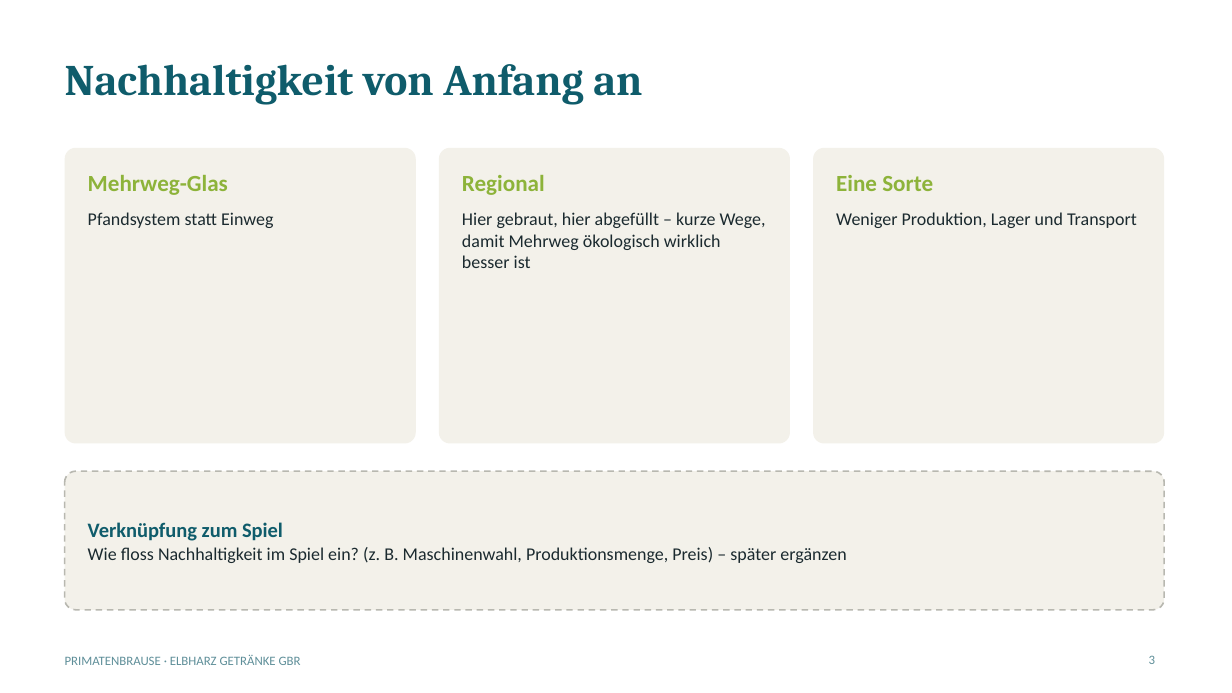
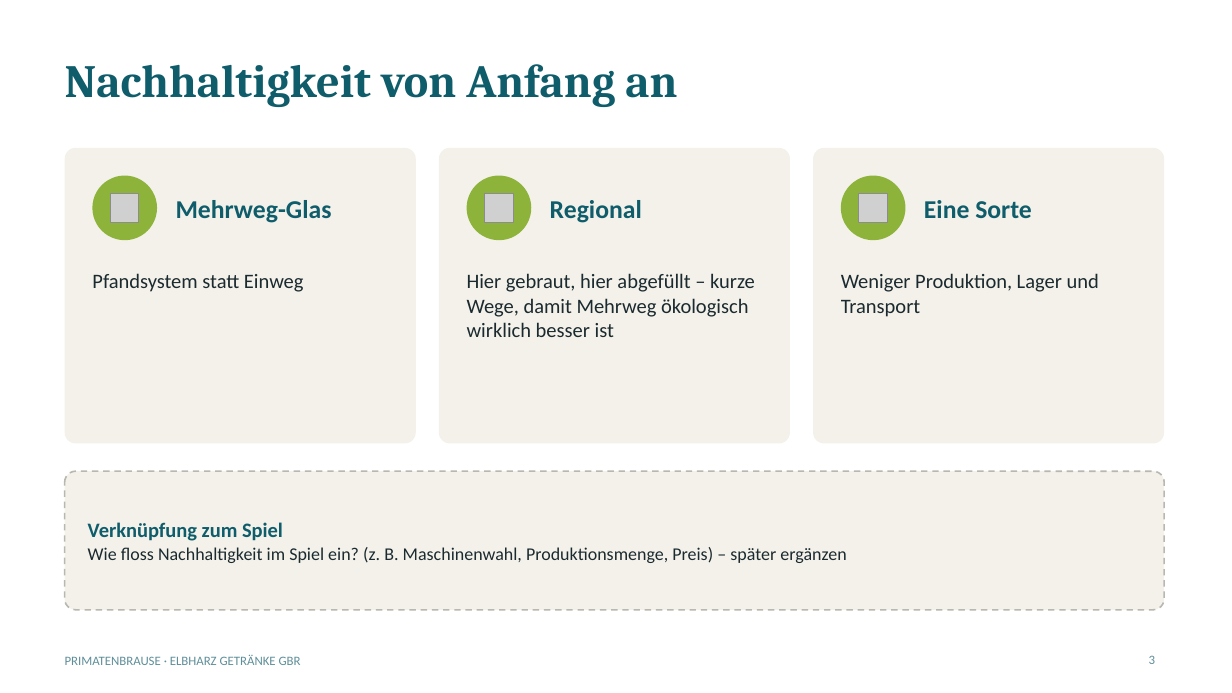
Before and after one commit to jofy0002/claude-workspace, a slide deck: slide 3 of endpraesentation/Elbharz_Endpraesentation_Geruest.pptx. Drawn at 1232x693 pixels with LibreOffice and Linux fonts; fonts in the diff are those of the drawing; grey boxes stand for pictures. Boxes give left, top, right and bottom in pixels: in the first picture for what was removed or moved away, otherwise in the second. Text is boxed around its words. In the diff, an @@ line names an element or a change of style, - is before the commit and + after.

```diff
--- a/endpraesentation/Elbharz_Endpraesentation_Geruest.pptx
+++ b/endpraesentation/Elbharz_Endpraesentation_Geruest.pptx
@@ title "Nachhaltigkeit von Anfang an" at box(65, 64, 677, 107): size 34 to 36 pt @@
@@ ellipse added at box(92, 176, 157, 240), fill #8DB33A @@
@@ text "Mehrweg-Glas": place and size @@
-text "Mehrweg-Glas" at box(88, 175, 228, 195)
+text "Mehrweg-Glas" at box(176, 200, 332, 223)
@@ ellipse added at box(467, 176, 531, 240), fill #8DB33A @@
@@ text "Regional": place and size @@
-text "Regional" at box(462, 175, 545, 195)
+text "Regional" at box(550, 200, 642, 223)
@@ ellipse added at box(841, 176, 906, 240), fill #8DB33A @@
@@ size 18 to 20 pt, text colour #8DB33A to #0F5C6B in 3 elements at box(176, 200, 332, 223), box(550, 200, 642, 223), box(924, 200, 1032, 218) @@
@@ text "Eine Sorte": place and size @@
-text "Eine Sorte" at box(836, 175, 933, 191)
+text "Eine Sorte" at box(924, 200, 1032, 218)
@@ picture added at box(111, 194, 140, 223) @@
@@ picture added at box(485, 194, 514, 223) @@
@@ picture added at box(860, 194, 888, 223) @@
@@ text "Pfandsystem statt Einweg": place and size @@
-text "Pfandsystem statt Einweg" at box(88, 212, 273, 228)
+text "Pfandsystem statt Einweg" at box(92, 273, 304, 292)
@@ text "Hier gebraut, hier abgefüllt – ...": place and size @@
-text "Hier gebraut, hier abgefüllt – ..." at box(462, 212, 766, 268)
+text "Hier gebraut, hier abgefüllt – ..." at box(467, 273, 755, 337)
@@ size 14 to 16 pt; more space between paragraphs in 3 elements at box(92, 273, 304, 292), box(467, 273, 755, 337), box(841, 273, 1099, 317) @@
@@ text "Weniger Produktion, Lager und Transport": place and size @@
-text "Weniger Produktion, Lager und Transport" at box(836, 212, 1137, 228)
+text "Weniger Produktion, Lager und Transport" at box(841, 273, 1099, 317)
```
Also in this commit, not shown: 11 other slides changed, 1 other file.
